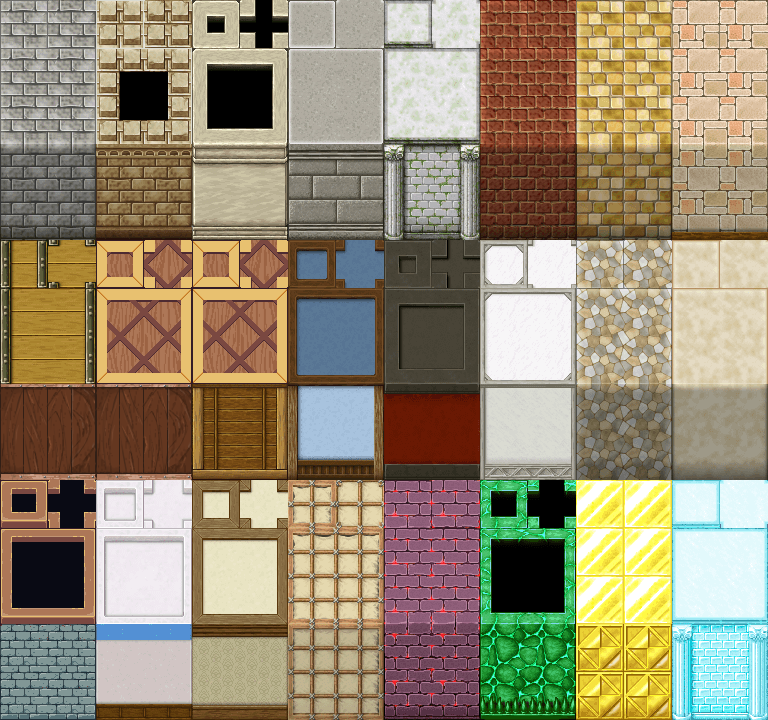
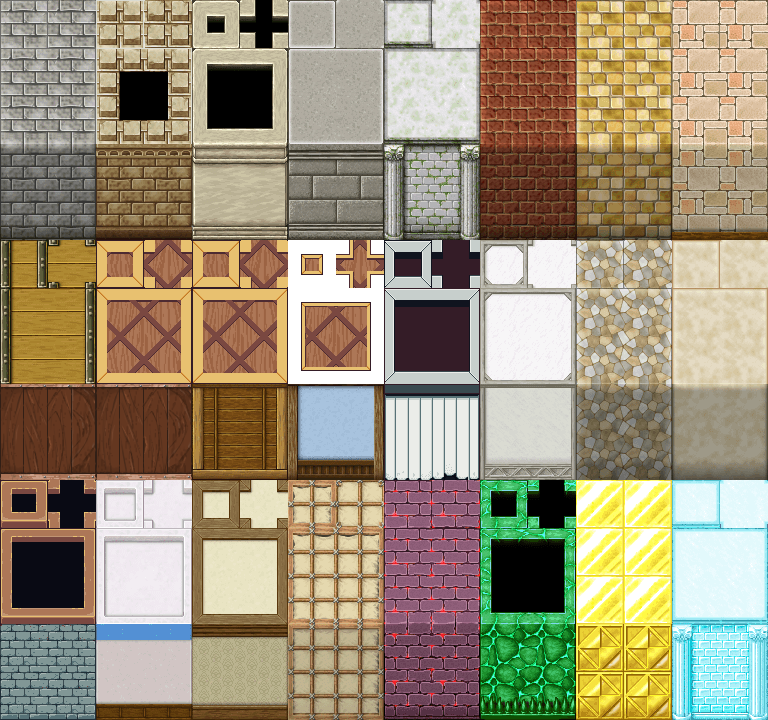
The second 768 x 720 image is a revision of the first. Changes to its layers:
added layer "Layer 1" above "Roof copy" over bbox(384, 240, 480, 480)
added layer "Roof_Thin" above "Roof" over bbox(301, 240, 384, 371)
painted on "Layer 0" over bbox(288, 240, 384, 384)